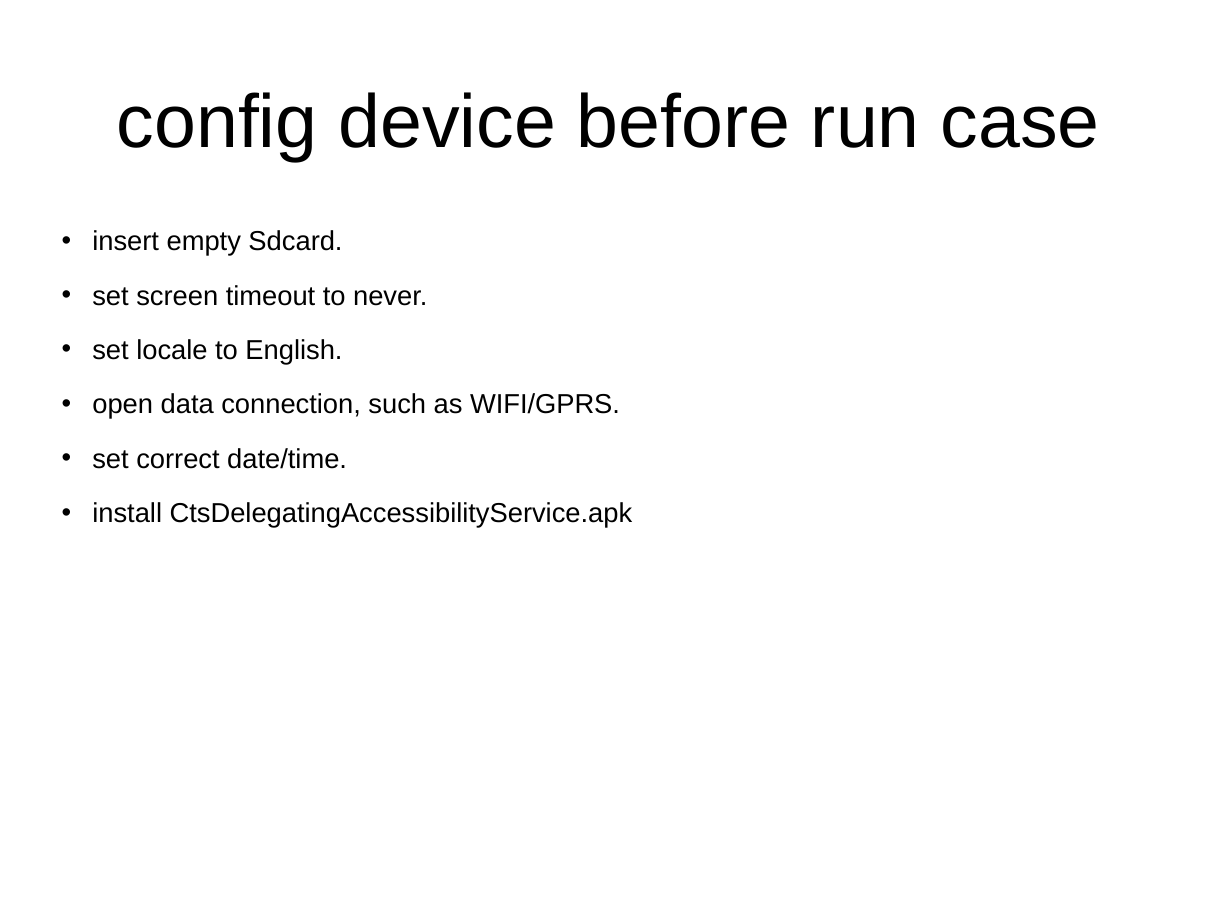
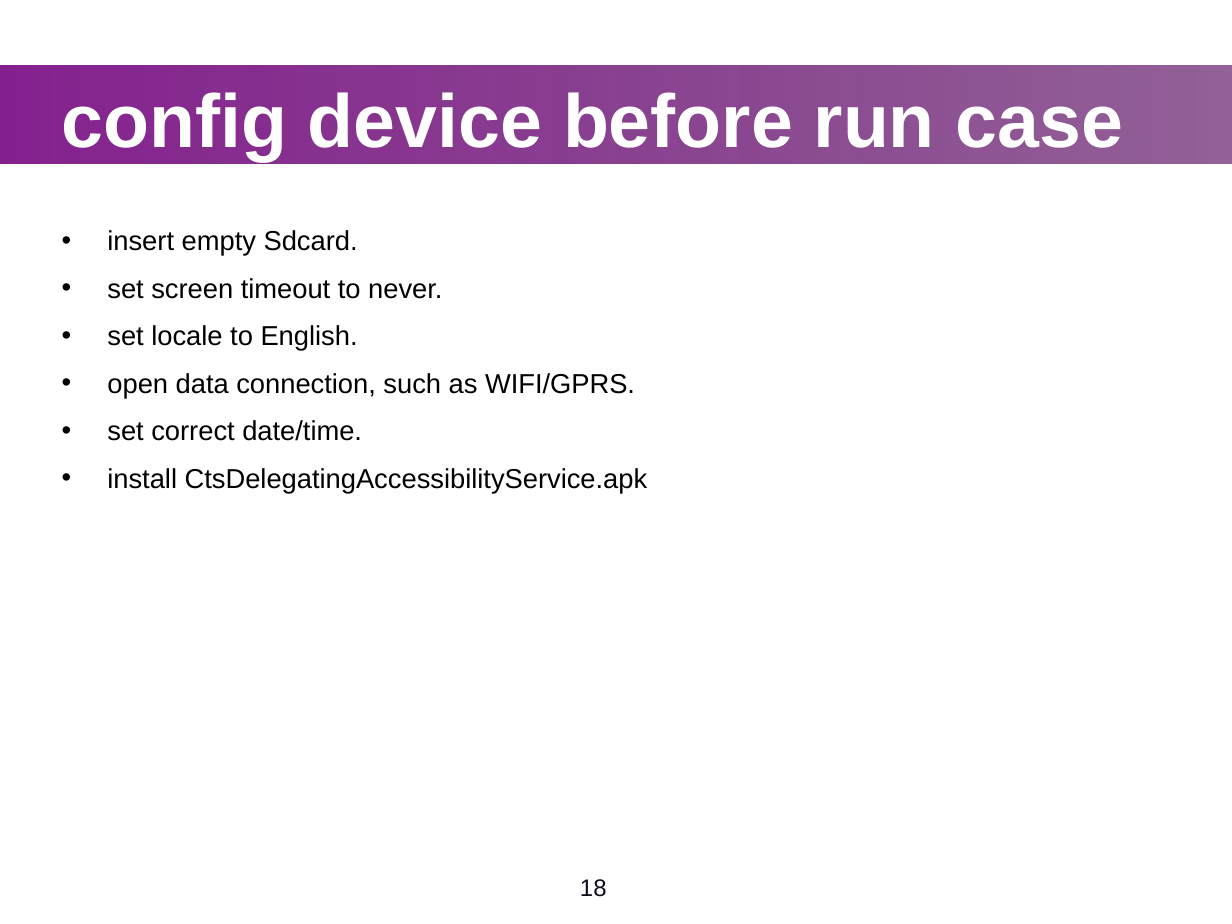
Before and after one commit to widerules/system-information, a slide deck: slide 18 of cts/CTS-training.ppt. Drawn at 1232x924 pixels with LibreOffice and Linux fonts; fonts in the diff are those of the drawing; background and template pictures are left out. Boxes give left, top, right and bottom in pixels: in the first picture for what was removed or moved away, otherwise in the second. Text is boxed around its words. In the diff, an @@ line names an element or a change of style, - is before the commit and + after.

Commit message:
jingtao: change style for all CTS slides

```diff
--- a/cts/CTS-training.ppt
+++ b/cts/CTS-training.ppt
@@ text "config device before run case" at (62, 92, 1123, 162): text colour #000000 to #FFFFFF, bold on; alignment centre to left @@
@@ rectangle added at (0, 65, 1232, 163), fill gradient #85218F to #611868 @@
@@ text "insert empty Sdcard." at (107, 230, 648, 494): indent changed; less space between paragraphs @@
@@ page number added at (580, 879, 607, 897), 14 pt, text #120B1E @@
+18
```
Also in this commit, not shown: 36 other slides changed, 2 slides added, 3 slides removed, 2 other files.
